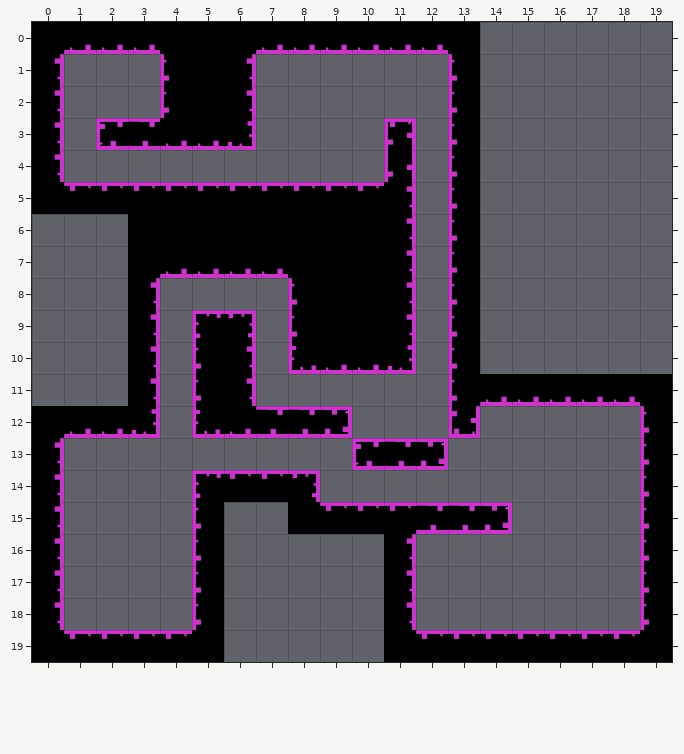
Tiled map -- android/assets/tilemap.tmx. The picture above is the old version.
Cells are 80x80 px. Shown: x 0..19, y 0..19.
The result:
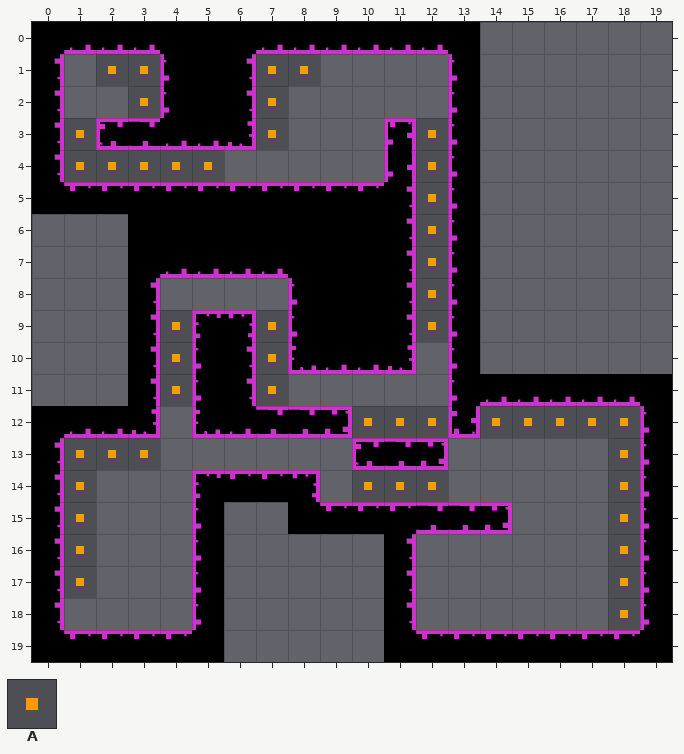
Key: from "tile_coin": A 0.
_ is an empty cell.
Tiles of an added or newly shown layer are drawn over the layers below it.
See-through tiles are keyed as they look on the map.
Message: Added coin tile layer.
What changed:
Layer "Coins" (added):
y 1: x 2..3 __ -> AA; x 7..8 __ -> AA
y 2: x 3 _ -> A; x 7 _ -> A
y 3: x 1 _ -> A; x 7 _ -> A; x 12 _ -> A
y 4: x 1..5 _____ -> AAAAA; x 12 _ -> A
y 5..8: x 12 _ -> A
y 9: x 4 _ -> A; x 7 _ -> A; x 12 _ -> A
y 10..11: x 4 _ -> A; x 7 _ -> A
y 12: x 10..12 ___ -> AAA; x 14..18 _____ -> AAAAA
y 13: x 1..3 ___ -> AAA; x 18 _ -> A
y 14: x 1 _ -> A; x 10..12 ___ -> AAA; x 18 _ -> A
y 15..17: x 1 _ -> A; x 18 _ -> A
y 18: x 18 _ -> A
